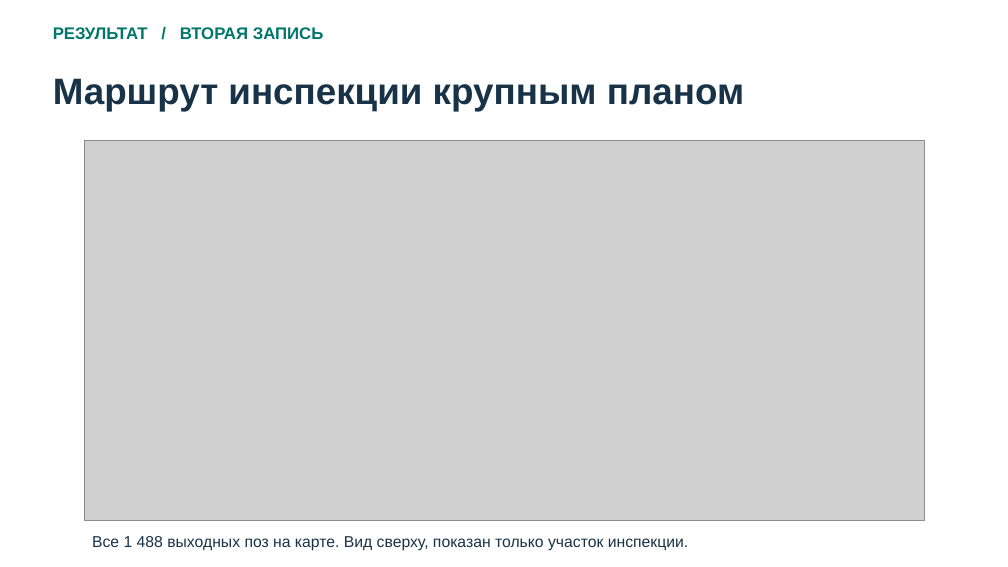
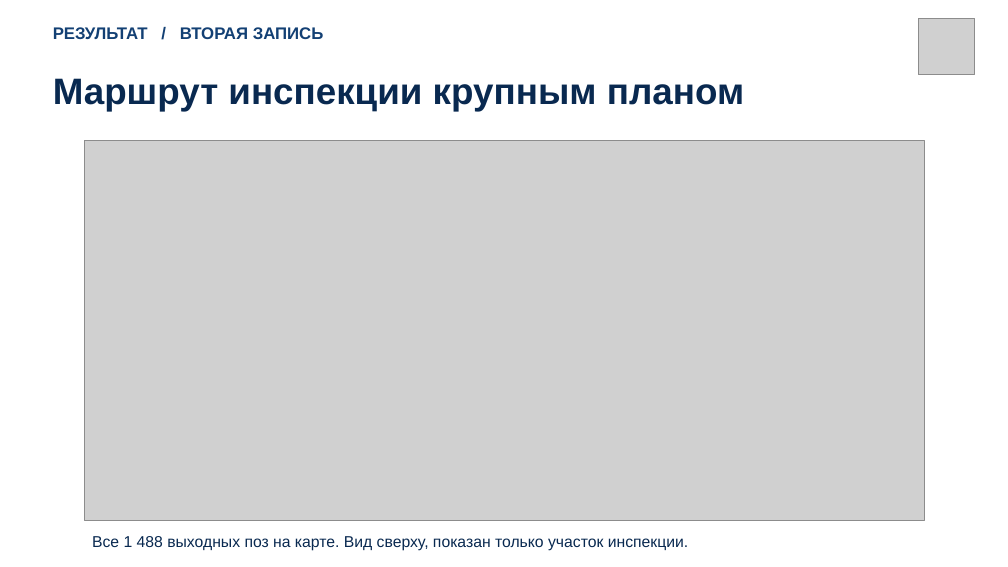
Before and after one commit to draizyyy/DogSLAM, a slide deck: slide 6 of DogSLAM-final.pptx. Drawn at 1008x567 pixels with LibreOffice and Linux fonts; fonts in the diff are those of the drawing; grey boxes stand for pictures. Boxes give left, top, right and bottom in pixels: in the first picture for what was removed or moved away, otherwise in the second. Text is boxed around its words. In the diff, an @@ line names an element or a change of style, - is before the commit and + after.

```diff
--- a/DogSLAM-final.pptx
+++ b/DogSLAM-final.pptx
@@ text "РЕЗУЛЬТАТ / ВТОРАЯ ЗАПИСЬ" at [53, 27, 324, 39]: text colour #00776A to #134074 @@
@@ picture added at [918, 18, 975, 75] @@
@@ text "Маршрут инспекции крупным планом" at [53, 78, 744, 111]: text colour #183348 to #092950 @@
@@ text "Все 1 488 выходных поз ..." at [92, 536, 688, 551]: text colour #183348 to #092950 @@
```
Also in this commit, not shown: 6 other slides changed, 6 other files.
